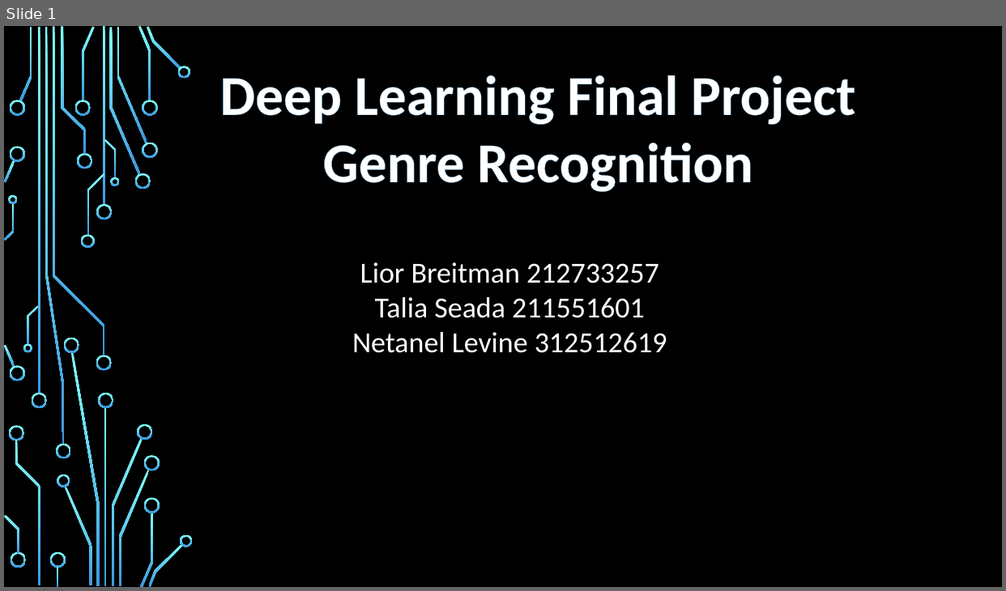
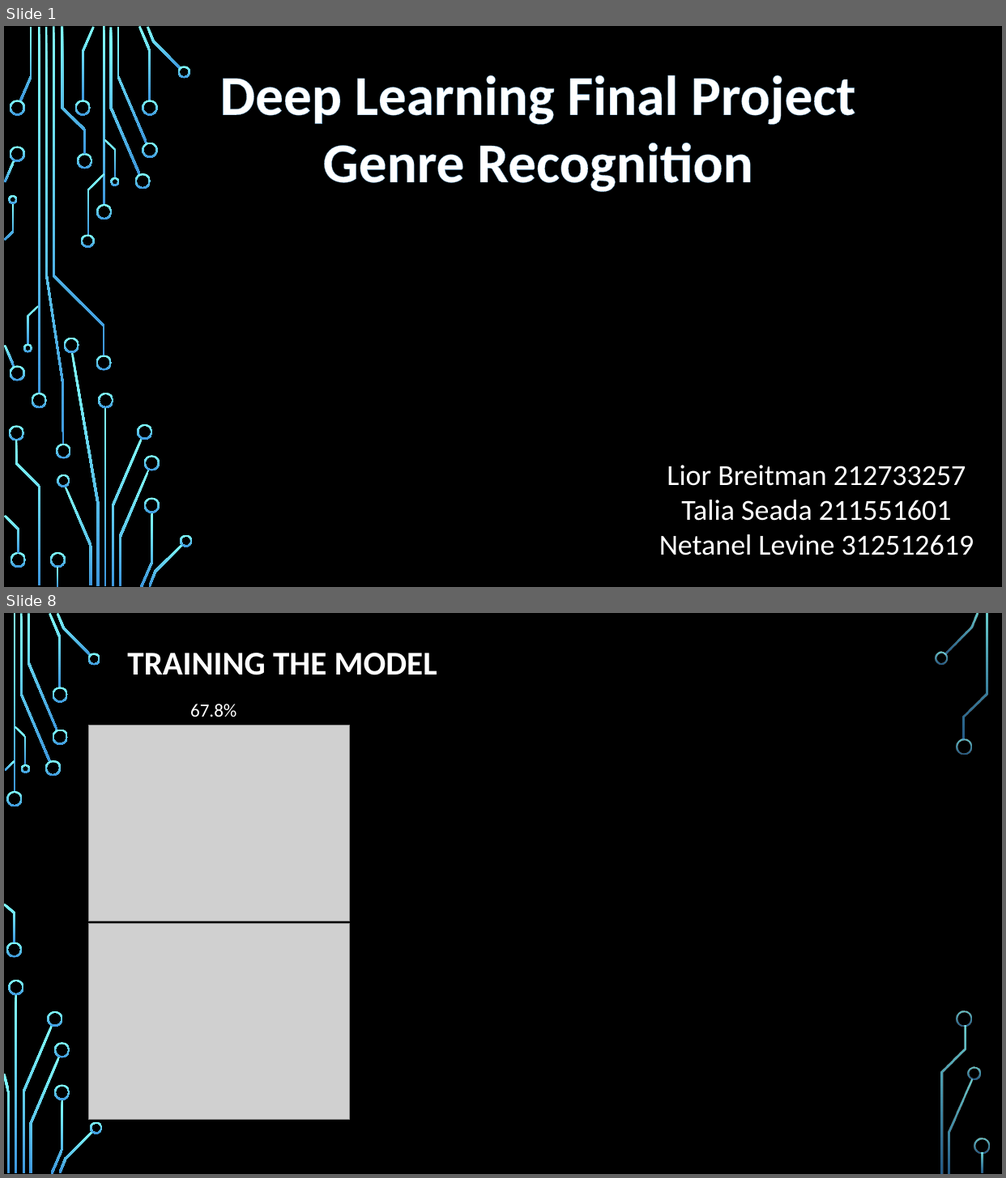
Before and after one commit to netanellevine/Songs_Genres_Classification, a slide deck: Deep learning presentation.pptx. Shown one above the other, each under a label of ours: slide 1 before the commit, slides 1 and 8 after it; the slides between them are not shown. The pictures are 1006x591 and 1006x1178 pixels, drawn with LibreOffice and Linux fonts; fonts in the diff are those of the drawing; grey boxes stand for pictures; background and template pictures are left out. Boxes give left, top, right and bottom in pixels: in the first picture for what was removed or moved away, otherwise in the second. Text is boxed around its words. In the diff, an @@ line names an element or a change of style, - is before the commit and + after.

```diff
--- a/Deep learning presentation.pptx
+++ b/Deep learning presentation.pptx
@@ slide 8 added at (4,613,1002,1174), background picture (left out) @@
@@ text added at (127,653,437,675), 32 pt, text #FFFFFF, bold @@
+TRAINING THE MODEL
@@ text added at (190,704,236,717), 18 pt, text #FFFFFF @@
+67.8%
@@ picture added at (88,726,350,922) @@
@@ picture added at (88,924,350,1120) @@
@@ group added at (4,613,990,1174): 33 freeform shapes, 3 rectangles @@
@@ slide 1 changed as well @@
@@ text "Lior Breitman 212733257": place and size @@
-text "Lior Breitman 212733257" at (352,263,667,353)
+text "Lior Breitman 212733257" at (659,465,974,556)
```
Also in this commit, not shown: 2 other slides changed, 4 other slides added, 1 slide removed, 1 other file.
